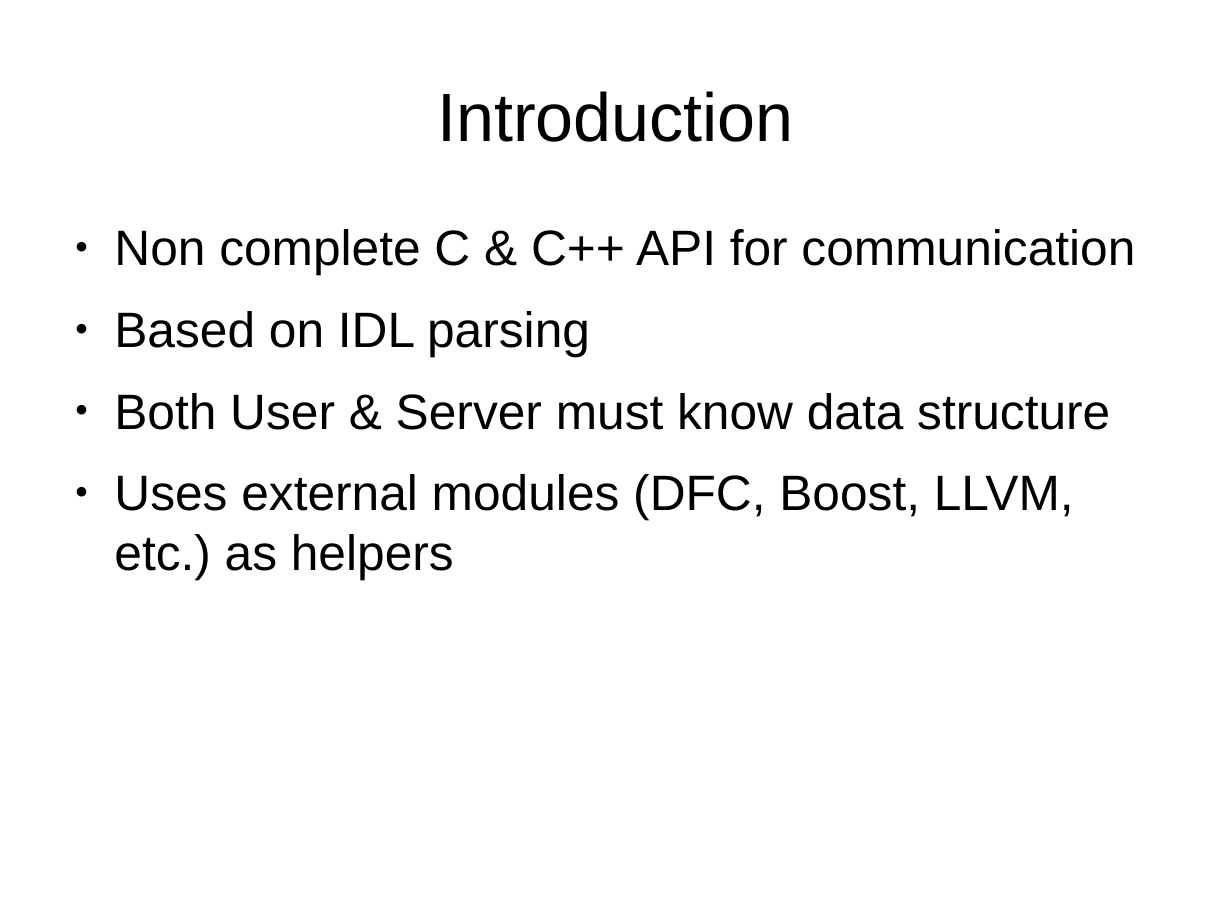
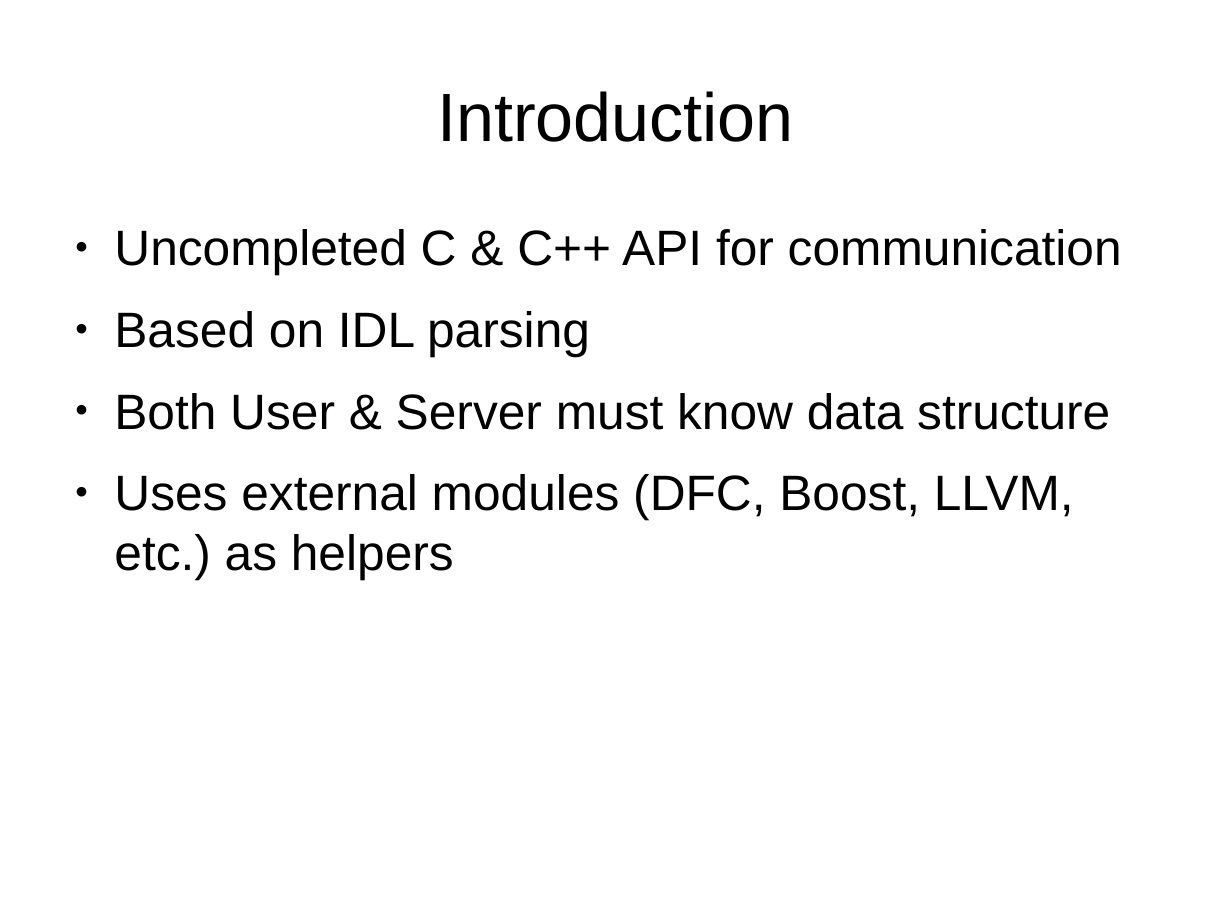
Before and after one commit to eProsima/Dynamic-Fast-Buffers, a slide deck: slide 2 of doc/DynamicFastBuffers.odp. Drawn at 1232x924 pixels with LibreOffice and Linux fonts; fonts in the diff are those of the drawing. Boxes give left, top, right and bottom in pixels: in the first picture for what was removed or moved away, otherwise in the second. Text is boxed around its words. In the diff, an @@ line names an element or a change of style, - is before the commit and + after.

```diff
--- a/doc/DynamicFastBuffers.odp
+++ b/doc/DynamicFastBuffers.odp
@@ text at <box>114,229,1122,275</box>: text changed @@
-● Non complete C & C++ API for communication
+● Uncompleted C & C++ API for communication
```
Also in this commit, not shown: 3 other slides changed, 1 slide removed.
